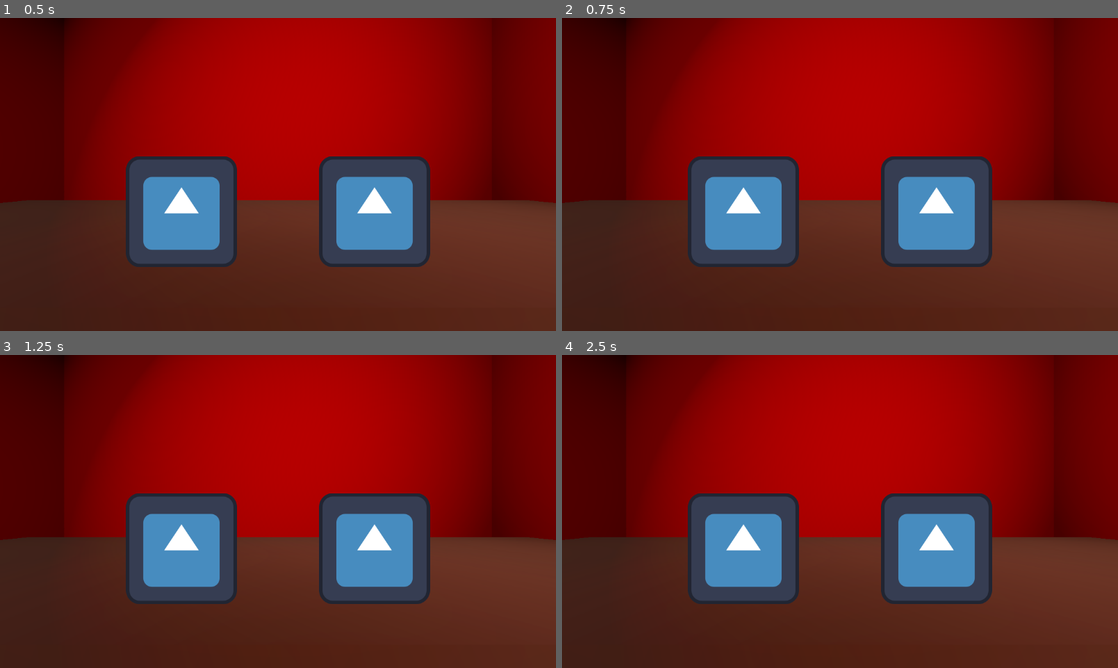
Above: before the commit, frames 1-4 (two rows, left to right).
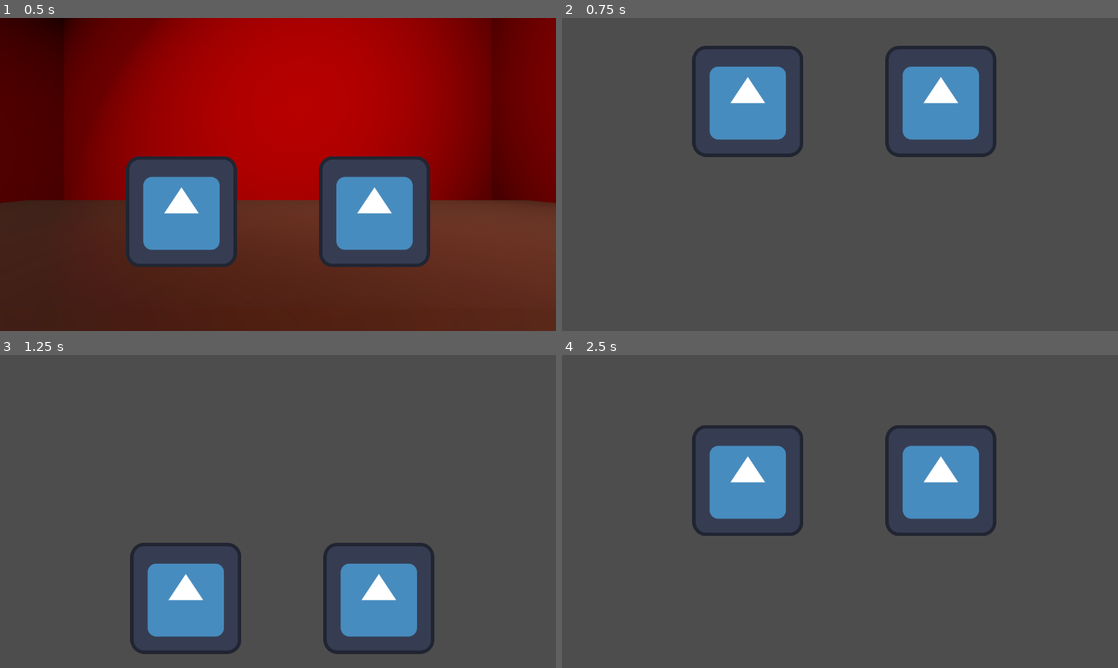
Above: after the commit, the same moments.

Repository: frn1/GGJ-2024
Game: Godot game, scene res://scenes/main.tscn
Two runs of this game, one before a commit and one after it. Both use one fixed random seed, a clock stepped at 60 frames per second and the inputs below. The engine's default icon, where the game draws it, is replaced by a stand-in: a white triangle on a blue panel in a dark square.
Inputs (mouse positions are in pixels of both pictures, inside the frame that each line leads up to):
- Up to frame 1 (0.5 s): no input
- Up to frame 2 (0.75 s): move the mouse to (962, 158) at 0.52 s; hold Up (ui_up) from 0.53 s (still down); click (962, 158) at 0.67 s
- Up to frame 3 (1.25 s): keep holding Up (ui_up)
- Up to frame 4 (2.5 s): move the mouse to (728, 527) at 1.27 s; tap Enter at 2 s; move the mouse to (895, 442) at 2.02 s; release Up (ui_up) at 2.03 s; hold Down (ui_down) from 2.03 s (still down); tap Up (ui_up) at 2.1 s

Frame 1 is identical in both runs. In frame 2, 94% of the frame differs, in the area x 0-100%, y 0-100%; in frame 3, 94%; in frame 4, 96%.

Commit message:
Basic minigame system

Diff:
--- a/scenes/in_between.tscn
+++ b/scenes/in_between.tscn
@@ -40,3 +40,9 @@
 render_target_clear_mode = 1
 
 [node name="Background" parent="SubViewport" instance=ExtResource("1_twn25")]
+
+[node name="Spawn P1" type="Node2D" parent="."]
+position = Vector2(-200, 0)
+
+[node name="Spawn P2" type="Node2D" parent="."]
+position = Vector2(200, 0)
--- a/scenes/main.tscn
+++ b/scenes/main.tscn
@@ -1,12 +1,11 @@
-[gd_scene load_steps=6 format=3 uid="uid://bfumfrwfsko6q"]
+[gd_scene load_steps=5 format=3 uid="uid://bfumfrwfsko6q"]
 
 [ext_resource type="PackedScene" uid="uid://dmalkcbh0ud3d" path="res://scenes/player.tscn" id="1_s63dt"]
-[ext_resource type="PackedScene" uid="uid://45lg8yic6uw8" path="res://scenes/minigames/rock_paper_sissors/game.tscn" id="1_x7nda"]
 [ext_resource type="PackedScene" uid="uid://b4vxdc4lt4026" path="res://scenes/in_between.tscn" id="2_edkka"]
 [ext_resource type="Script" path="res://scripts/minigame.gd" id="3_do4n6"]
 
 [sub_resource type="ViewportTexture" id="ViewportTexture_kcquw"]
-viewport_path = NodePath("Minigame/SubViewportContainer/SubViewport")
+viewport_path = NodePath("Minigame/SubViewport")
 
 [node name="Game" type="Node2D"]
 
@@ -28,23 +27,13 @@
 
 [node name="Minigame" type="Node2D" parent="."]
 script = ExtResource("3_do4n6")
+minigame_folders = Array[String](["res://scenes/minigames/rock_paper_sissors/"])
 
-[node name="SubViewportContainer" type="SubViewportContainer" parent="Minigame"]
-visible = false
-anchors_preset = 15
-anchor_right = 1.0
-anchor_bottom = 1.0
-grow_horizontal = 2
-grow_vertical = 2
-size_flags_vertical = 3
+[node name="Sprite2D" type="Sprite2D" parent="Minigame"]
+texture = SubResource("ViewportTexture_kcquw")
 
-[node name="SubViewport" type="SubViewport" parent="Minigame/SubViewportContainer"]
+[node name="SubViewport" type="SubViewport" parent="Minigame"]
 handle_input_locally = false
 gui_snap_controls_to_pixels = false
 size = Vector2i(1152, 648)
 render_target_update_mode = 0
-
-[node name="Rock paper sissors" parent="Minigame/SubViewportContainer/SubViewport" instance=ExtResource("1_x7nda")]
-
-[node name="Sprite2D" type="Sprite2D" parent="Minigame"]
-texture = SubResource("ViewportTexture_kcquw")
--- a/scenes/minigames/rock_paper_sissors/game.tscn
+++ b/scenes/minigames/rock_paper_sissors/game.tscn
@@ -42,3 +42,9 @@
 
 [node name="Camera2D" type="Camera2D" parent="."]
 position = Vector2(576, 324)
+
+[node name="Spawn P1" type="Node2D" parent="."]
+position = Vector2(385, 145)
+
+[node name="Spawn P2" type="Node2D" parent="."]
+position = Vector2(785, 145)
--- a/scripts/minigame.gd
+++ b/scripts/minigame.gd
@@ -1,11 +1,114 @@
 extends Node2D
 
+@export_node_path("Node2D") var in_between = NodePath("../In-between")
+@export_node_path("CharacterBody2D") var player1 = NodePath("../Player 1")
+@export_node_path("CharacterBody2D") var player2 = NodePath("../Player 2")
 
-# Called when the node enters the scene tree for the first time.
-func _ready():
-	pass # Replace with function body.
+@export var minigame_folders: Array[String]
+
+@onready var in_between_node = get_node(in_between)
+@onready var p1_node = get_node(player1)
+@onready var p2_node = get_node(player2)
+
+var minigames: Array[Minigame]
+var current_minigame
+var old_camera
+
+func load_minigame(minigame: Minigame, difficulty: float):
+	if current_minigame != null:
+		push_error("Attempted to load a minigame while another was loaded")
+		return
+
+	var old_viewport = get_viewport()
+	old_camera = old_viewport.get_camera_2d()
+	old_camera.enabled = false
+
+	in_between_node.process_mode = PROCESS_MODE_DISABLED
+	in_between_node.hide()
+
+	var number_of_difficulties = minigame.scenes.size()
+	var scene_index = clamp(floor(number_of_difficulties * difficulty), 0, number_of_difficulties)
+	var scene = minigame.scenes[scene_index].instantiate()
+
+	if minigame.include_players == false:
+		#p1_node.enabled = false
+		p1_node.process_mode = PROCESS_MODE_DISABLED
+		p1_node.hide()
+		#p2_node.enabled = false
+		p2_node.process_mode = PROCESS_MODE_DISABLED
+		p2_node.hide()
+	else:
+		var spawn_p1 = scene.get_node("Spawn P1")
+		var spawn_p2 = scene.get_node("Spawn P2")
+		p1_node.global_position = spawn_p1.global_position
+		p1_node.velocity = Vector2.ZERO
+		p2_node.global_position = spawn_p2.global_position
+		p2_node.velocity = Vector2.ZERO
+
+	var viewport = get_node("SubViewport")
+
+	for child in viewport.get_children():
+		child.free()
+	viewport.add_child(scene)
+
+	current_minigame = minigame
+
+func unload_minigame():
+	if current_minigame == null:
+		push_error("Attempted to unload the current minigame without a minigame loaded")
+		return
+
+	in_between_node.process_mode = PROCESS_MODE_INHERIT
+	in_between_node.show()
+
+	#p2_node.enabled = true
+	p1_node.process_mode = PROCESS_MODE_INHERIT
+	p1_node.show()
+	#p2_node.enabled = true
+	p2_node.process_mode = PROCESS_MODE_INHERIT
+	p2_node.show()
+
+	if current_minigame.include_players == true:
+		var spawn_p1 = in_between_node.get_node("Spawn P1")
+		var spawn_p2 = in_between_node.get_node("Spawn P2")
+		p1_node.global_position = spawn_p1.global_position
+		p1_node.velocity = Vector2.ZERO
+		p2_node.global_position = spawn_p2.global_position
+		p2_node.velocity = Vector2.ZERO
 
 
-# Called every frame. 'delta' is the elapsed time since the previous frame.
-func _process(delta):
-	pass
+	var viewport = get_node("SubViewport")
+	for child in viewport.get_children():
+		child.free()
+
+	old_camera.enabled = true
+
+	current_minigame = null
+
+class Minigame:
+	var name: String
+	var id: String
+	var include_players: bool
+	var scenes: Array
+
+func _ready():
+	for folder in minigame_folders:
+		var info_path = folder.path_join("info.ini")
+		var info = ConfigFile.new()
+		if info.load(info_path) == ERR_FILE_CANT_OPEN:
+			# TODO: Add error screen
+			return
+		var minigame = Minigame.new()
+		minigame.name = info.get_value("minigame", "name", "[NO NAME]")
+		minigame.id = info.get_value("minigame", "id")
+		minigame.include_players = info.get_value("minigame", "include_players", false)
+		var difficulties: Array = info.get_value("minigame", "difficulties", ["game.tscn"]).map(func(scene_filename): return folder.path_join(scene_filename))
+		minigame.scenes = difficulties.map(func(scene_path): return load(scene_path))
+		minigames.push_back(minigame)
+		print("Loaded " + minigame.id)
+
+func _input(event):
+	if Input.is_action_just_pressed("ui_up"):
+		load_minigame(minigames[0], 0)
+	elif Input.is_action_just_pressed("ui_down"):
+		unload_minigame()
--- a/scripts/player.gd
+++ b/scripts/player.gd
@@ -1,4 +1,6 @@
 extends CharacterBody2D
+
+#@export var enabled = true
 
 @export var player_number = 1
 
@@ -13,6 +15,9 @@
 	return "p" + str(player) + " " + action
 
 func _physics_process(delta):
+	#if enabled == false:
+		#return
+
 	# Add the gravity.
 	if not is_on_floor():
 		velocity.y += gravity * delta
Not shown, added: scenes/minigames/rock_paper_sissors/info.ini
Not shown, removed: scenes/minigames/rock_paper_sissors/info.toml
